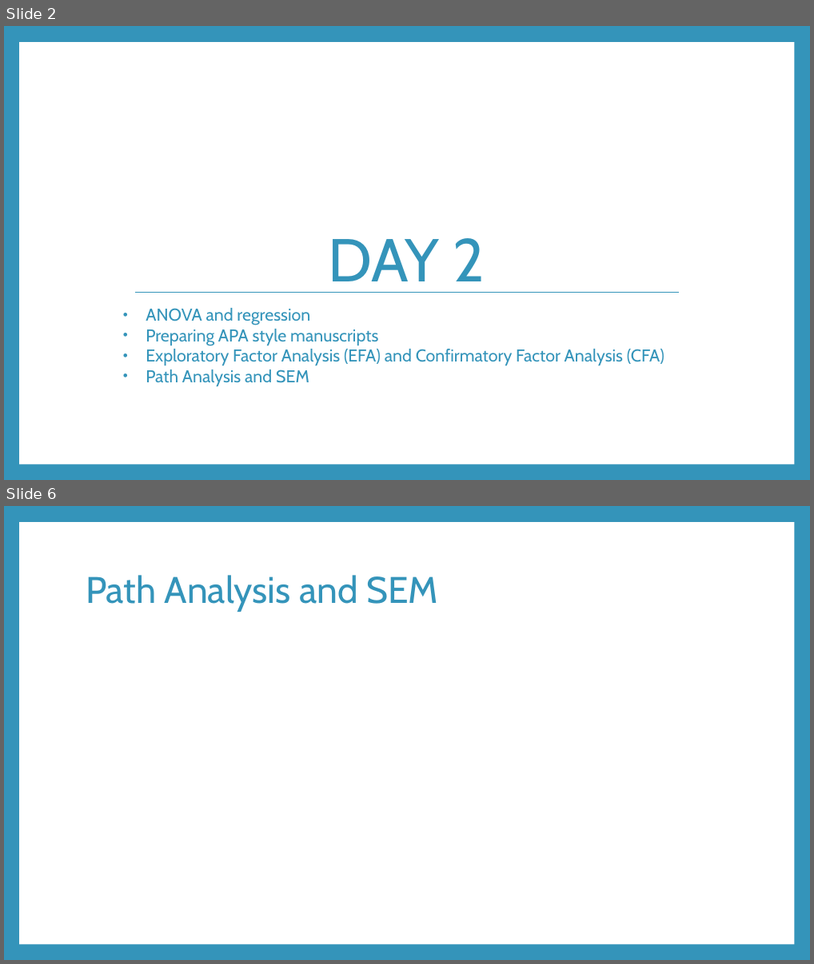
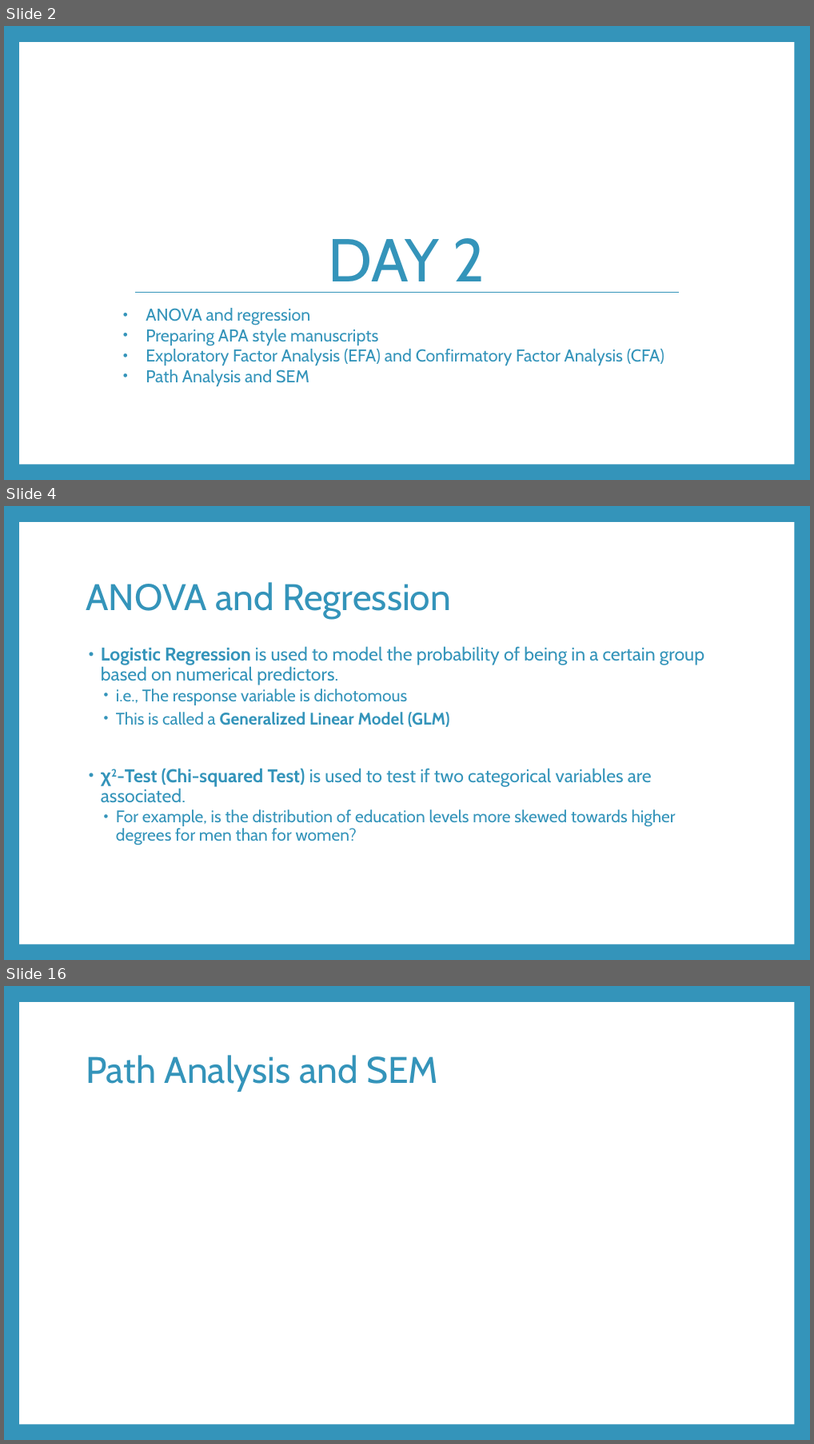
Before and after one commit to RandiLGarcia/smith-r-workshop, a slide deck: docs/Day 2 Slides.pptx. Shown one above the other, each under a label of ours: slides 2 and 6 before the commit, slides 2, 4 and 16 after it; the slides between them are not shown. The pictures are 814x964 and 814x1444 pixels, drawn with LibreOffice and Linux fonts; fonts in the diff are those of the drawing. Boxes give left, top, right and bottom in pixels: in the first picture for what was removed or moved away, otherwise in the second. Text is boxed around its words. In the diff, an @@ line names an element or a change of style, - is before the commit and + after.

```diff
--- a/docs/Day 2 Slides.pptx
+++ b/docs/Day 2 Slides.pptx
@@ slide 4 added at [4, 506, 810, 960], background #3494BA; not listed: 1 template element that a slide beside it also shows @@
@@ title added at [86, 582, 451, 619], 44 pt, text #3494BA @@
+ANOVA and Regression
@@ text added at [101, 646, 705, 845], 20 pt, text #3494BA @@
+• Logistic Regression is used to model the probability of being in a certain group based on numerical predictors.
+  • i.e., The response variable is dichotomous
+  • This is called a Generalized Linear Model (GLM)
+• χ2-Test (Chi-squared Test) is used to test if two categorical variables are associated.
+  • For example, is the distribution of education levels more skewed towards higher degrees for men than for women?
@@ what was slide 6 is now slide 16 @@
```
Also in this commit, not shown: 3 slides changed, 10 other slides added, 9 other files.
